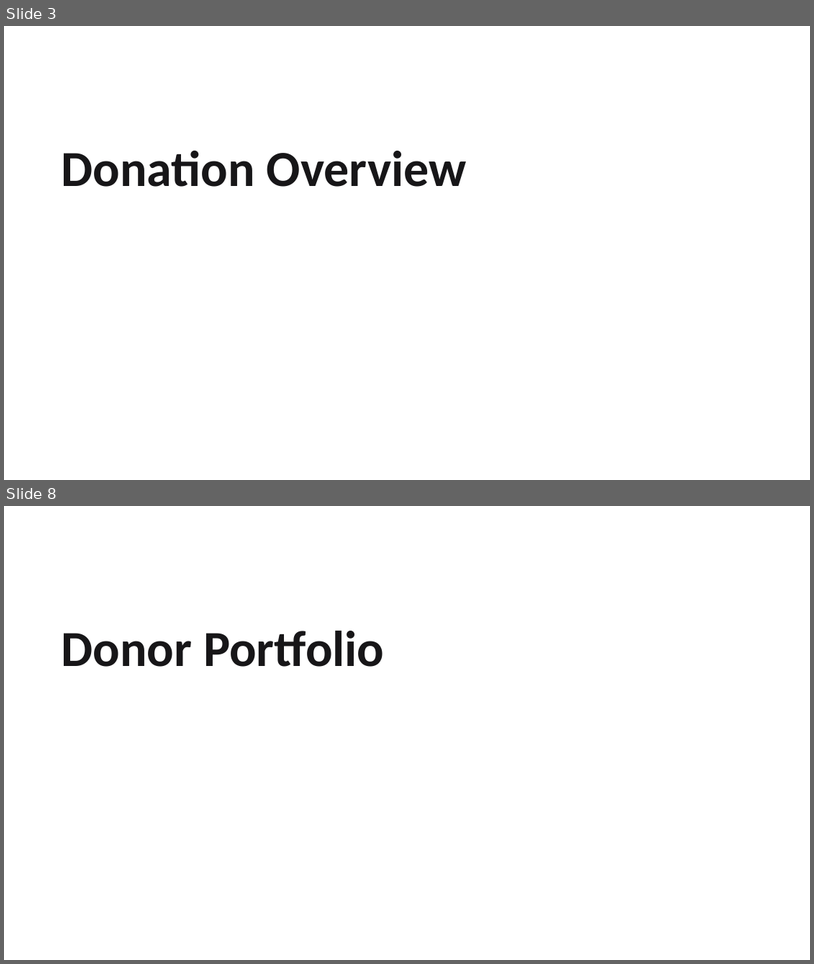
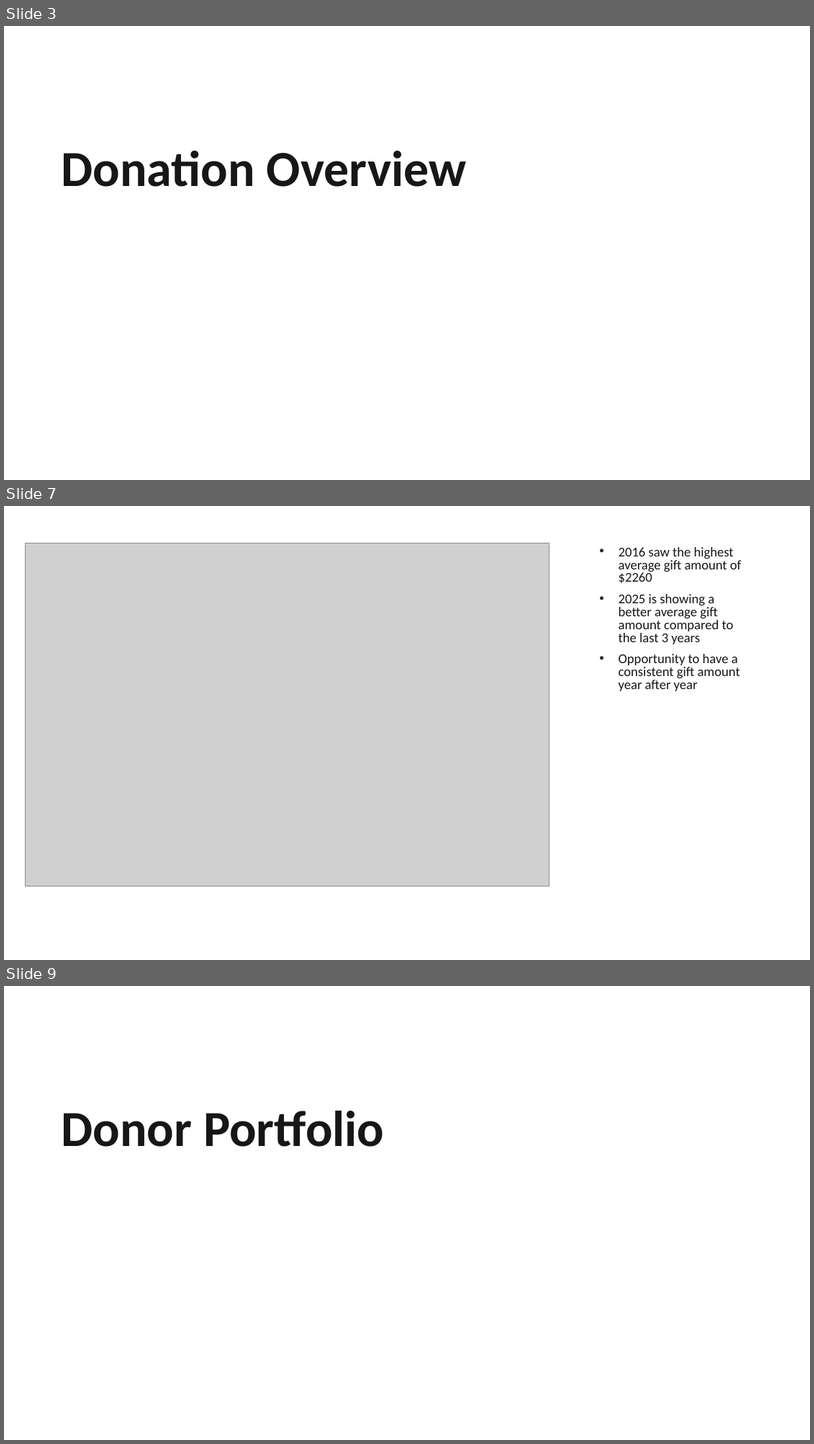
Before and after one commit to edimaudo/hackathon_coding_challenges, a slide deck: Apra/2025/apra_2025/Apra 2025 Data Science Challenge Deck.pptx. Shown one above the other, each under a label of ours: slides 3 and 8 before the commit, slides 3, 7 and 9 after it; the slides between them are not shown. The pictures are 814x964 and 814x1444 pixels, drawn with LibreOffice and Linux fonts; fonts in the diff are those of the drawing; grey boxes stand for pictures; background and template pictures are left out. Boxes give left, top, right and bottom in pixels: in the first picture for what was removed or moved away, otherwise in the second. Text is boxed around its words. In the diff, an @@ line names an element or a change of style, - is before the commit and + after.

```diff
--- a/Apra/2025/apra_2025/Apra 2025 Data Science Challenge Deck.pptx
+++ b/Apra/2025/apra_2025/Apra 2025 Data Science Challenge Deck.pptx
@@ slide 7 added at bbox=[4, 506, 810, 960], background picture (left out) @@
@@ picture added at bbox=[25, 543, 550, 886] @@
@@ text added at bbox=[619, 547, 741, 691], 16 pt, text #171618 @@
+• 2016 saw the highest average gift amount of $2260
+• 2025 is showing a better average gift amount compared to the last 3 years
+• Opportunity to have a consistent gift amount year after year
@@ what was slide 8 is now slide 9 @@
```
Also in this commit, not shown: 1 slide changed, 8 other slides added, 3 slides removed.
